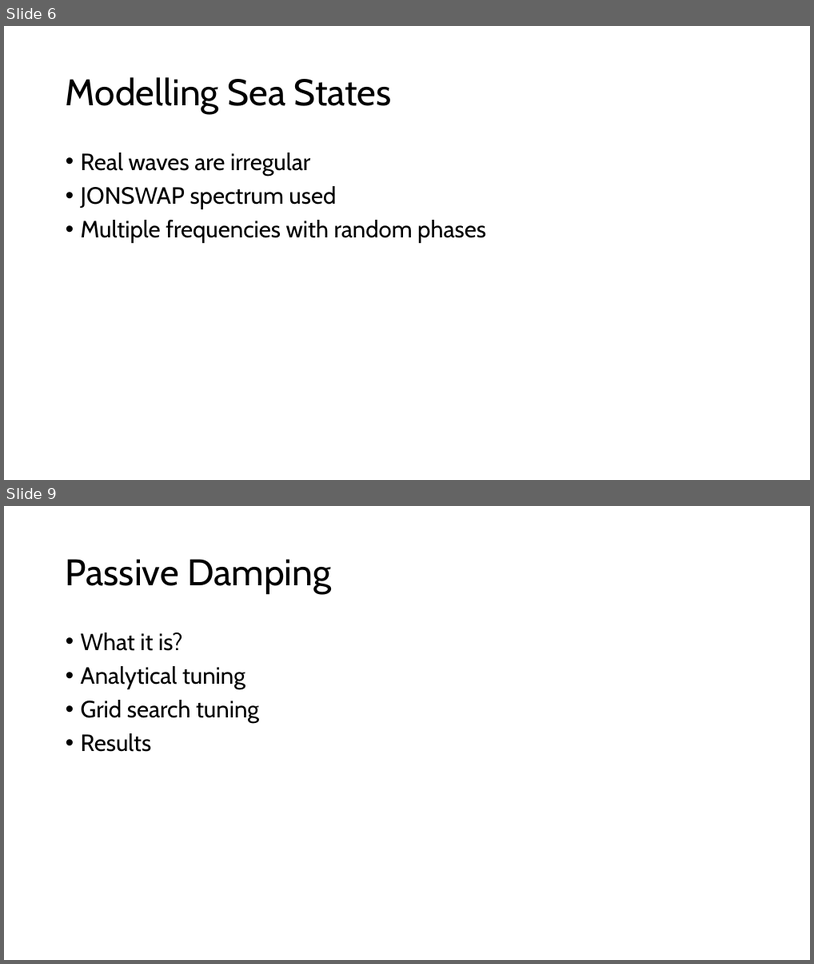
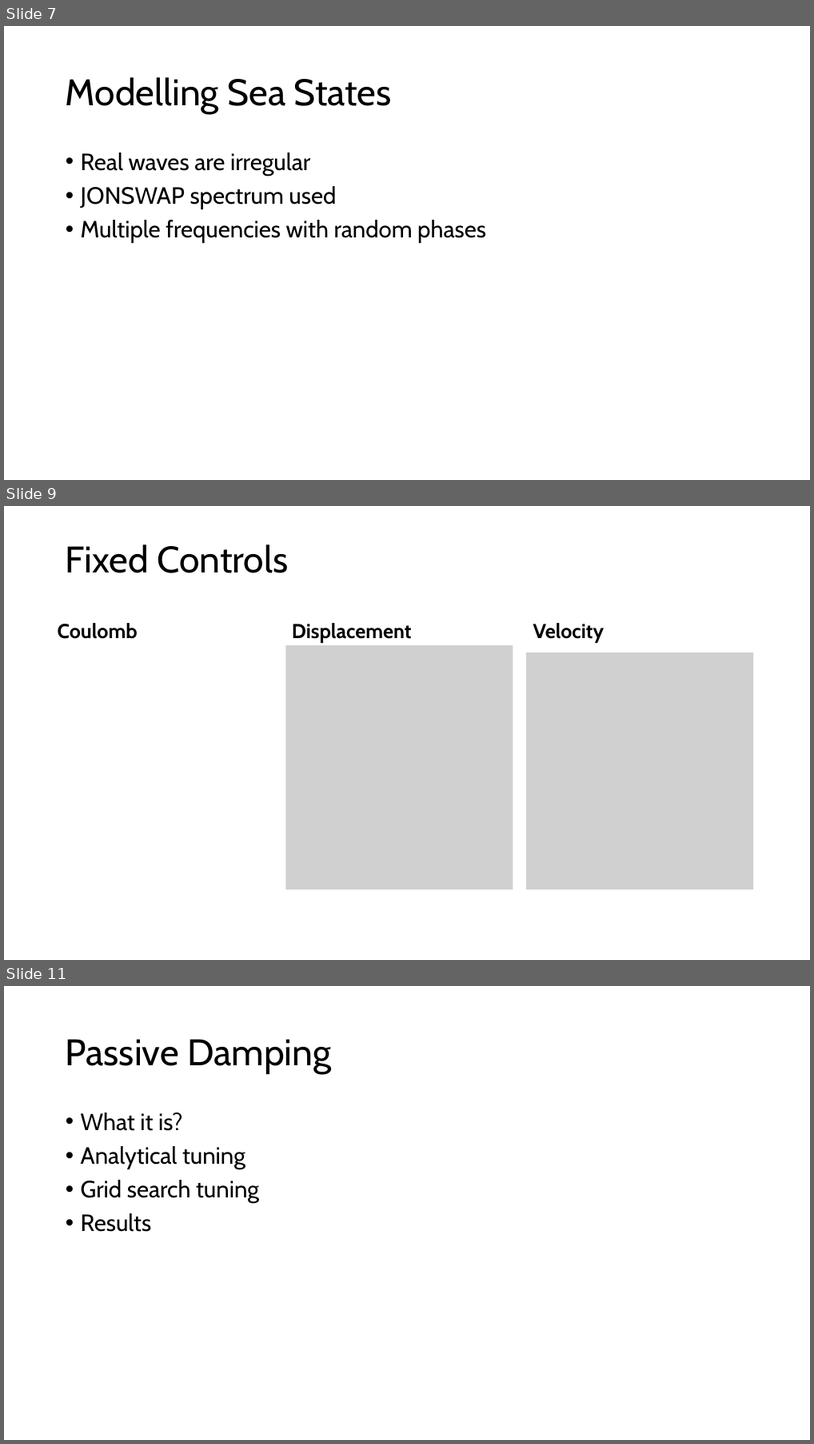
Before and after one commit to lbuckley-jpg/MDM2-Project-2, a slide deck: Presentation/wave_energy_presentation.pptx. Shown one above the other, each under a label of ours: slides 6 and 9 before the commit, slides 7, 9 and 11 after it; the slides between them are not shown. The pictures are 814x964 and 814x1444 pixels, drawn with LibreOffice and Linux fonts; fonts in the diff are those of the drawing; grey boxes stand for pictures. Boxes give left, top, right and bottom in pixels: in the first picture for what was removed or moved away, otherwise in the second. Text is boxed around its words. In the diff, an @@ line names an element or a change of style, - is before the commit and + after.

Commit message:
combined results need to fix fixed control sim to acount for radiation damping update

```diff
--- a/Presentation/wave_energy_presentation.pptx
+++ b/Presentation/wave_energy_presentation.pptx
@@ slide 9 added at (4, 506, 810, 960), background #FFFFFF @@
@@ title added at (66, 544, 288, 573), 44 pt, text #000000 @@
+Fixed Controls
@@ text added at (58, 623, 138, 639), 24 pt, text #000000, bold @@
+Coulomb
@@ text added at (292, 623, 412, 643), 24 pt, text #000000, bold @@
+Displacement
@@ text added at (534, 623, 604, 643), 24 pt, text #000000, bold @@
+Velocity
@@ picture added at (286, 645, 514, 889) @@
@@ picture added at (526, 652, 754, 889) @@
@@ what was slide 6 is now slide 7 @@
@@ what was slide 9 is now slide 11 @@
```
Also in this commit, not shown: 4 slides changed, 2 other slides added, 31 other files.
